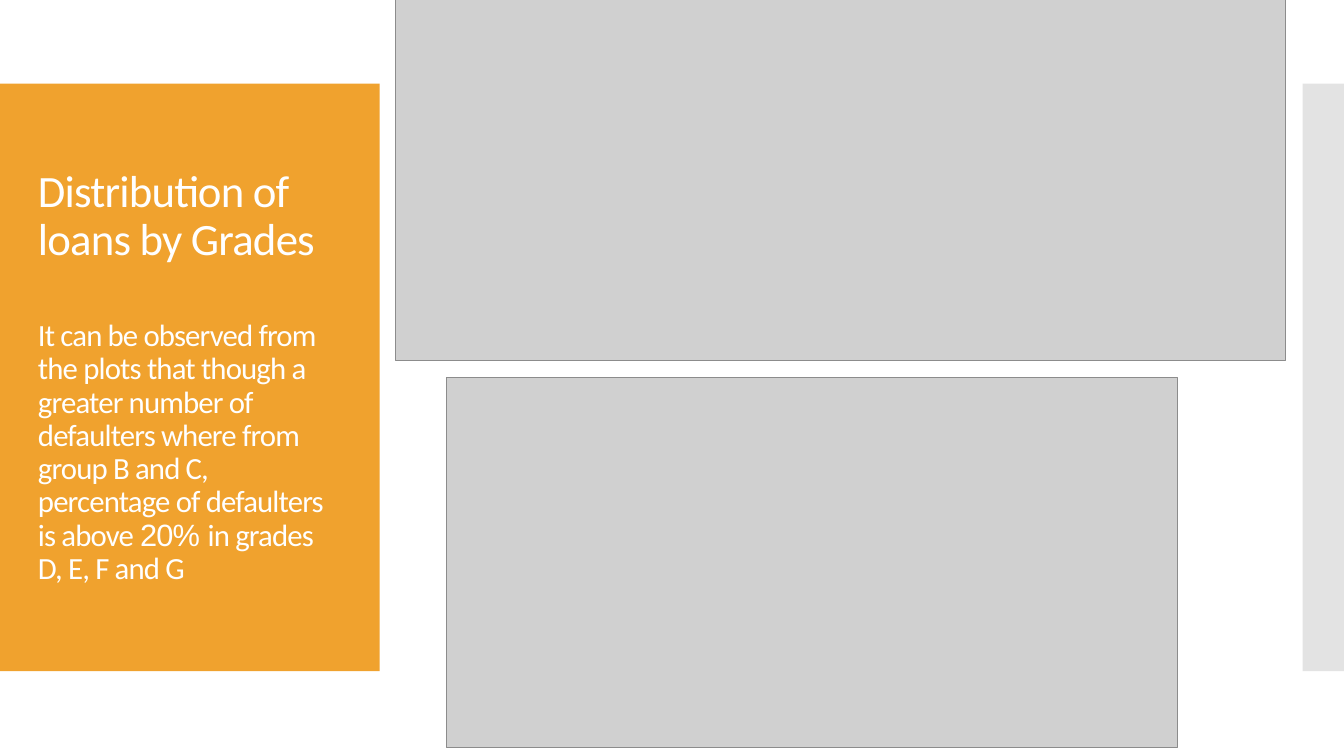
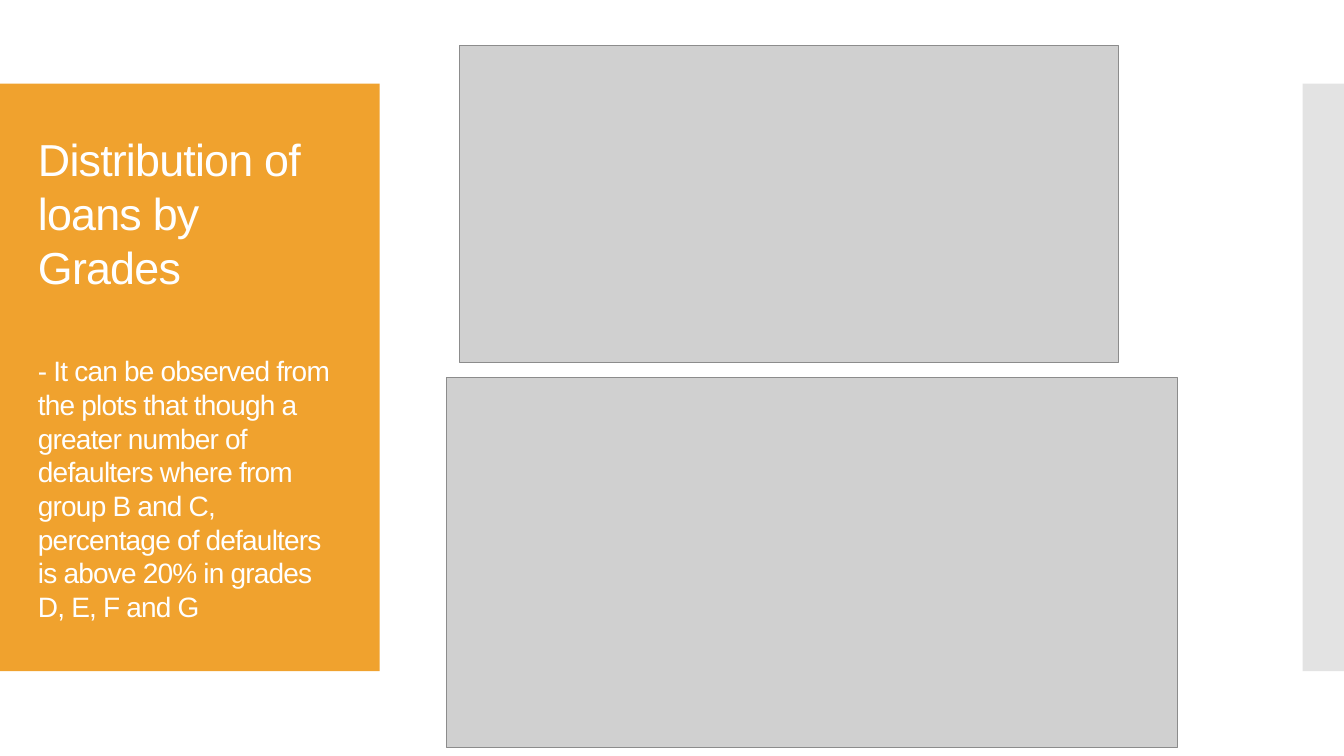
Before and after one commit to Rawoof821/LendingclubCaseStudy, a slide deck: slide 5 of Neha_Rawoof_LendingCaseStudy.pptx (slide 6 before the commit). Drawn at 1344x756 pixels with LibreOffice and Linux fonts; fonts in the diff are those of the drawing; grey boxes stand for pictures. Boxes give left, top, right and bottom in pixels: in the first picture for what was removed or moved away, otherwise in the second. Text is boxed around its words. In the diff, an @@ line names an element or a change of style, - is before the commit and + after.

```diff
--- a/Neha_Rawoof_LendingCaseStudy.pptx
+++ b/Neha_Rawoof_LendingCaseStudy.pptx
@@ picture: place and size @@
-picture at <box>395,0,1286,361</box>
+picture at <box>460,45,1119,362</box>
@@ title at <box>38,143,330,621</box>: text changed; size 22 to 20 pt; font Calibri to Arial @@
-Distribution of loans by Grades
-It can be observed from the plots that though a greater number of defaulters where from group B and C, percentage of defaulters is above 20% in grades D, E, F and G
+Distribution of loans by Grades
+- It can be observed from the plots that though a greater number of defaulters where from group B and C, percentage of defaulters is above 20% in grades D, E, F and G
```
Also in this commit, not shown: 17 other slides changed, 1 slide added, 9 slides removed.
